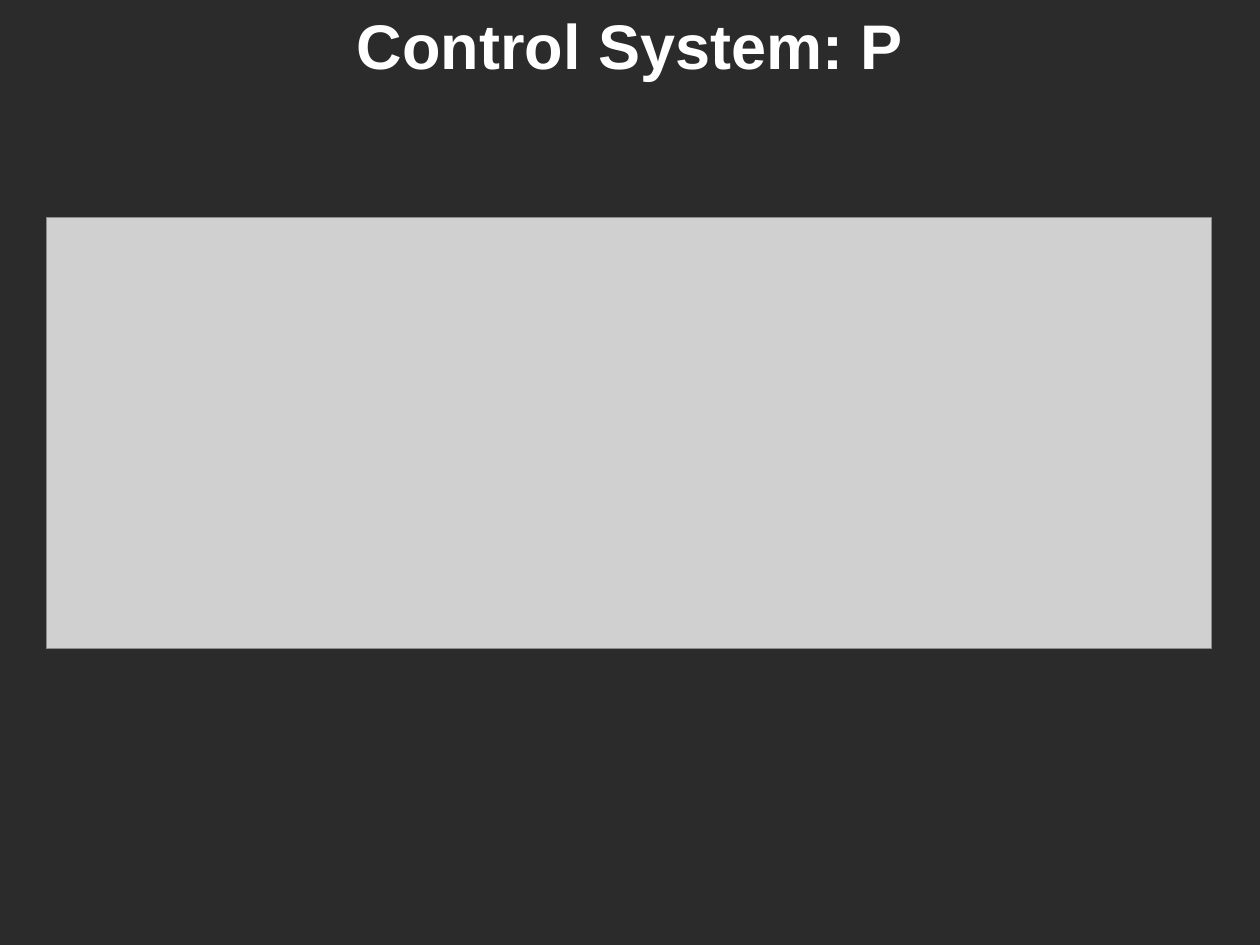
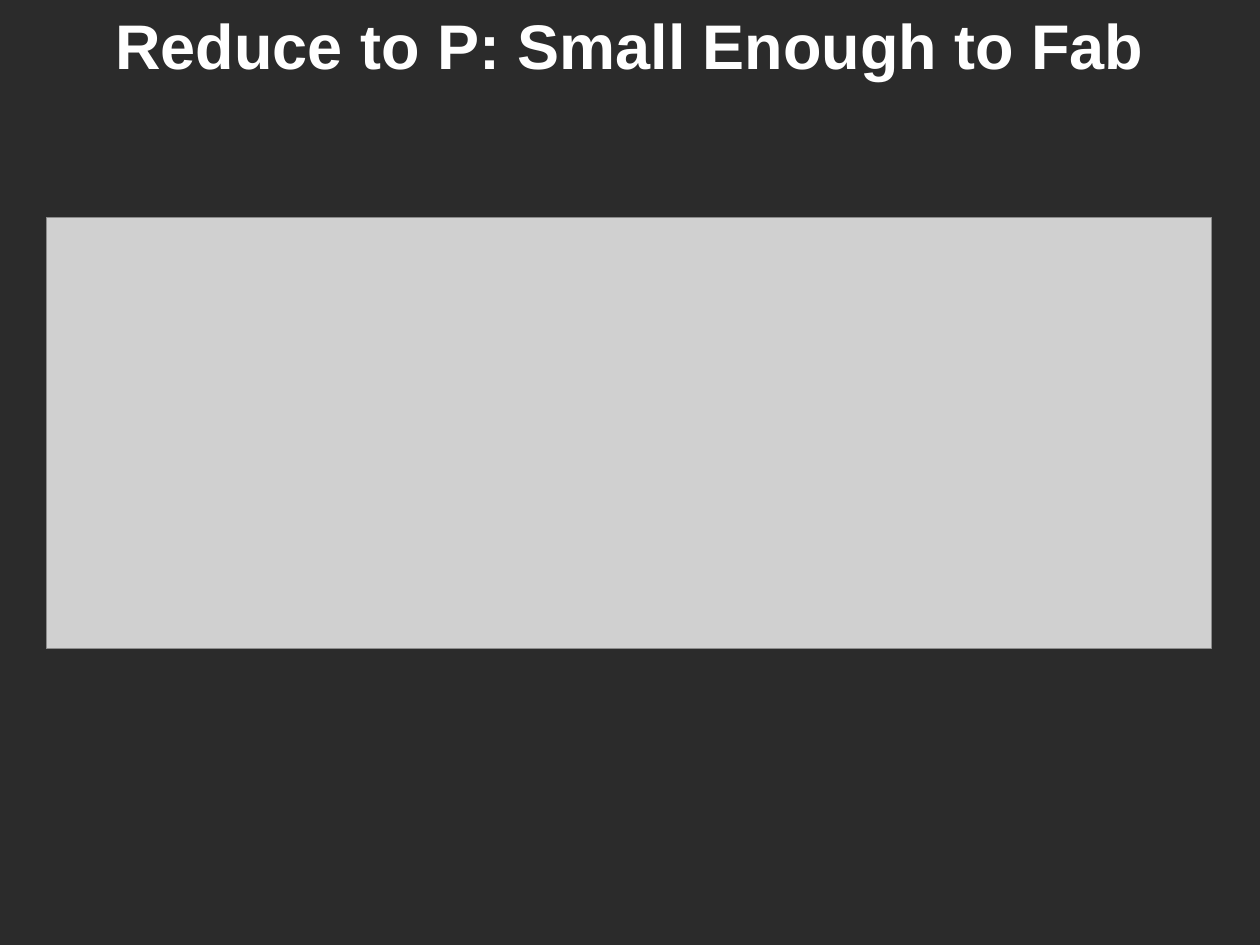
Before and after one commit to ominux/ece532, a slide deck: slide 7 of project/april_11/john.pptx. Drawn at 1260x945 pixels with LibreOffice and Linux fonts; fonts in the diff are those of the drawing; grey boxes stand for pictures; background and template pictures are left out; a plain dark background stands for a picture behind light text. Boxes give left, top, right and bottom in pixels: in the first picture for what was removed or moved away, otherwise in the second. Text is boxed around its words. In the diff, an @@ line names an element or a change of style, - is before the commit and + after.

```diff
--- a/project/april_11/john.pptx
+++ b/project/april_11/john.pptx
@@ text at (x1=115, y1=23, x2=1143, y2=80): text changed @@
-Control System: P
+Reduce to P: Small Enough to Fab
```
Also in this commit, not shown: 3 other slides changed, 1 slide added.
